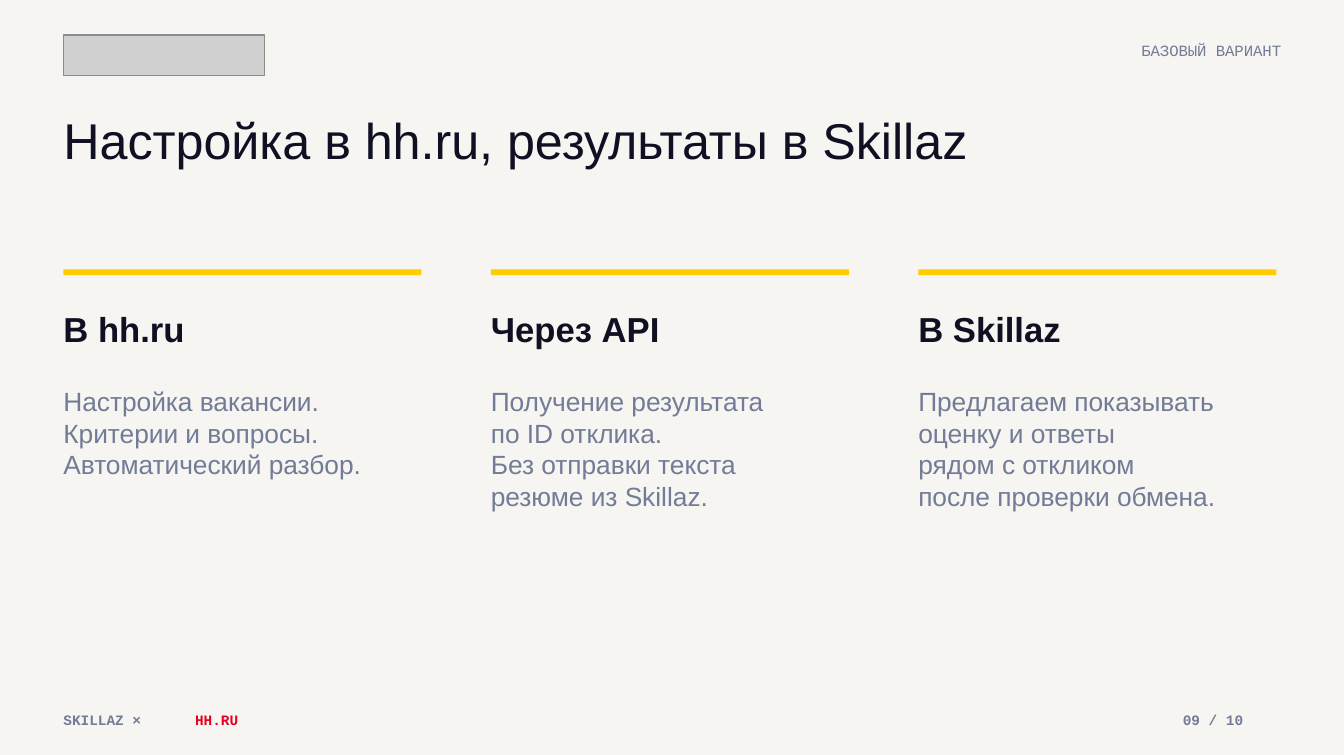
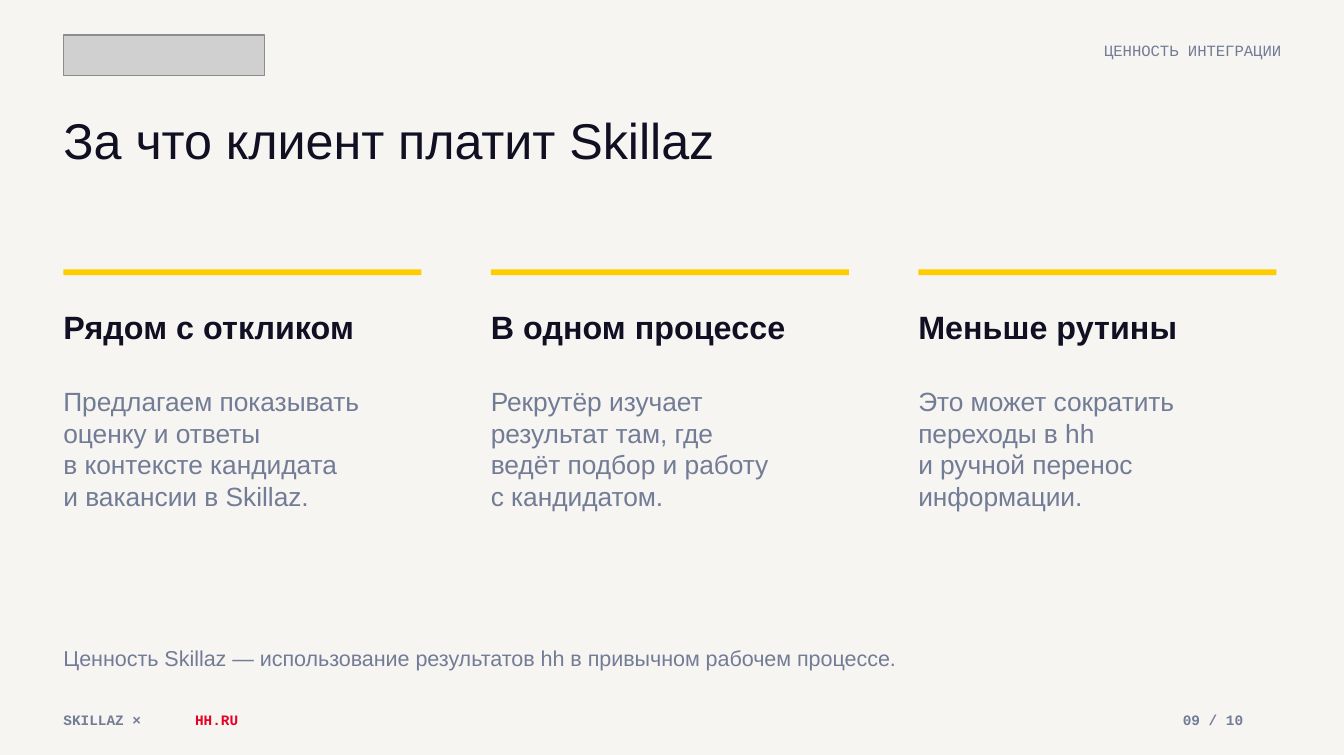
Before and after one commit to nastenakargina17-sudo/skillaz-hh-presentation, a slide deck: slide 9 of Skillaz-hh-Integration.pptx. Drawn at 1344x755 pixels with LibreOffice and Linux fonts; fonts in the diff are those of the drawing; grey boxes stand for pictures. Boxes give left, top, right and bottom in pixels: in the first picture for what was removed or moved away, otherwise in the second. Text is boxed around its words. In the diff, an @@ line names an element or a change of style, - is before the commit and + after.

Commit message:
Explain recruiter benefits and Skillaz value without guaranteed savings

```diff
--- a/Skillaz-hh-Integration.pptx
+++ b/Skillaz-hh-Integration.pptx
@@ text at <box>1104,45,1281,59</box>: text changed @@
-БАЗОВЫЙ ВАРИАНТ
+ЦЕННОСТЬ ИНТЕГРАЦИИ
@@ text at <box>63,122,714,160</box>: text changed @@
-Настройка в hh.ru, результаты в Skillaz
+За что клиент платит Skillaz
@@ text at <box>63,316,354,346</box>: text changed; size 21.8 to 20.2 pt @@
-В hh.ru
+Рядом с откликом
@@ text at <box>491,317,785,346</box>: text changed; size 21.8 to 20.2 pt @@
-Через API
+В одном процессе
@@ text at <box>918,316,1177,346</box>: text changed; size 21.8 to 20.2 pt @@
-В Skillaz
+Меньше рутины
@@ text at <box>63,393,359,506</box>: text changed @@
-Настройка вакансии.
-Критерии и вопросы.
-Автоматический разбор.
+Предлагаем показывать
+оценку и ответы
+в контексте кандидата
+и вакансии в Skillaz.
@@ text at <box>491,393,769,511</box>: text changed @@
-Получение результата
-по ID отклика.
-Без отправки текста
-резюме из Skillaz.
+Рекрутёр изучает
+результат там, где
+ведёт подбор и работу
+с кандидатом.
@@ text at <box>918,392,1174,512</box>: text changed @@
-Предлагаем показывать
-оценку и ответы
-рядом с откликом
-после проверки обмена.
+Это может сократить
+переходы в hh
+и ручной перенос
+информации.
@@ text added at <box>63,650,896,671</box>, 13.5 pt, text #737C96 @@
+Ценность Skillaz — использование результатов hh в привычном рабочем процессе.
```
Also in this commit, not shown: 5 other slides changed, 1 other file.
